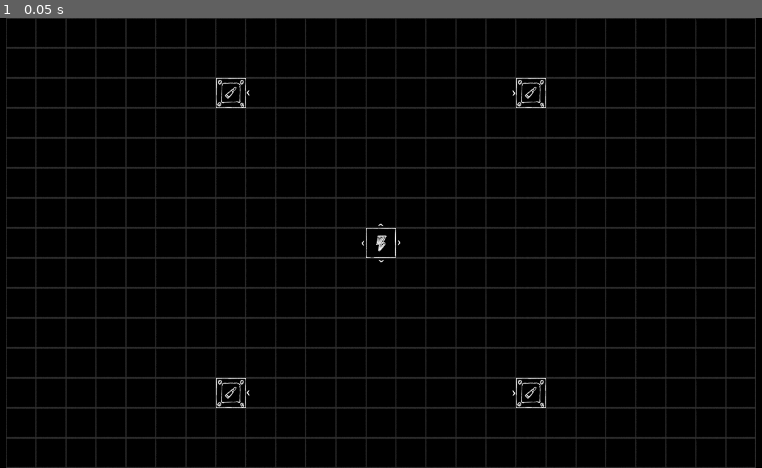
Above: before the commit, frame 1.
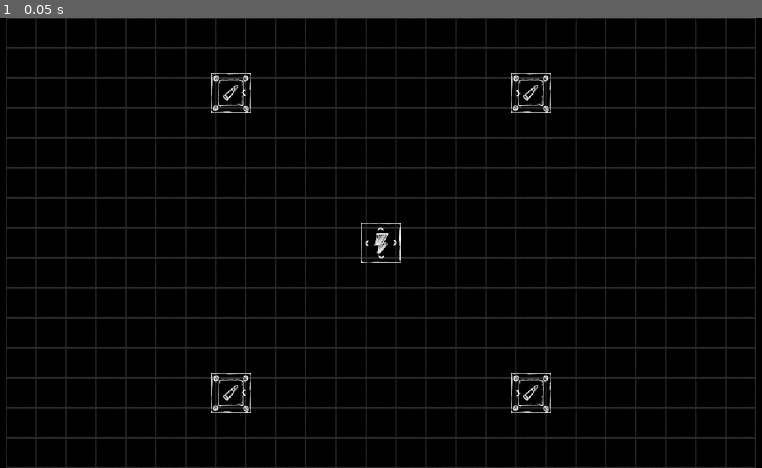
Above: after the commit, the same moment.

Repository: RafeHall/lame_jam
Game: Godot game, scene res://menus/circuit_board/circuit_board_menu.tscn
Two runs of this game, one before a commit and one after it. Both use one fixed random seed, a clock stepped at 60 frames per second and the inputs below.
Inputs:
- Up to frame 1 (0.05 s): no input

The runs differ from the first frame. In frame 1, 1.1% of the frame differs, in the area x 27-73%, y 12-88%.

Commit message:
Additional component properties and rescaling to fit new target grid size

Diff:
--- a/components/capacitor/capacitor.tres
+++ b/components/capacitor/capacitor.tres
@@ -1,13 +1,19 @@
-[gd_resource type="Resource" script_class="Component" load_steps=4 format=3 uid="uid://dcp67t6fftgmh"]
+[gd_resource type="Resource" script_class="Component" load_steps=6 format=3 uid="uid://dcp67t6fftgmh"]
 
+[ext_resource type="Texture2D" uid="uid://dsube3jv4dv83" path="res://components/components.png" id="1_p857n"]
 [ext_resource type="Script" path="res://components/component.gd" id="1_vxgbh"]
 [ext_resource type="Script" path="res://components/capacitor/capacitor.gd" id="2_rswqw"]
 [ext_resource type="PackedScene" uid="uid://cdl7is2cmly5j" path="res://components/capacitor/capacitor.tscn" id="2_y1c3o"]
+
+[sub_resource type="AtlasTexture" id="AtlasTexture_itdfx"]
+atlas = ExtResource("1_p857n")
+region = Rect2(0, 48, 48, 48)
 
 [resource]
 script = ExtResource("1_vxgbh")
 tile_script = ExtResource("2_rswqw")
 tile_scene = ExtResource("2_y1c3o")
+icon = SubResource("AtlasTexture_itdfx")
 valid_rotations = 15
 north_port = 2
 east_port = 0
--- a/components/capacitor/capacitor.tscn
+++ b/components/capacitor/capacitor.tscn
@@ -10,4 +10,5 @@
 
 [node name="Sprite2D" type="Sprite2D" parent="."]
 texture_filter = 1
+scale = Vector2(1.333, 1.333)
 texture = SubResource("AtlasTexture_itdfx")
--- a/components/component.gd
+++ b/components/component.gd
@@ -25,6 +25,7 @@
 
 @export var tile_script: Script = null;
 @export var tile_scene: PackedScene = null;
+@export var icon: Texture2D = null;
 @export_flags("Up", "Down", "Left", "Right") var valid_rotations: int = Side.UP;
 
 @export_group("Ports")
--- a/components/generator/generator.tres
+++ b/components/generator/generator.tres
@@ -1,13 +1,19 @@
-[gd_resource type="Resource" script_class="Component" load_steps=4 format=3 uid="uid://c8l2i5w42mw3g"]
+[gd_resource type="Resource" script_class="Component" load_steps=6 format=3 uid="uid://c8l2i5w42mw3g"]
 
+[ext_resource type="Texture2D" uid="uid://dsube3jv4dv83" path="res://components/components.png" id="1_tdqo3"]
 [ext_resource type="Script" path="res://components/component.gd" id="1_vcr5l"]
 [ext_resource type="PackedScene" uid="uid://ybpvp17iv3pp" path="res://components/generator/generator.tscn" id="2_12meg"]
 [ext_resource type="Script" path="res://components/generator/generator.gd" id="2_45x0y"]
+
+[sub_resource type="AtlasTexture" id="AtlasTexture_g74hi"]
+atlas = ExtResource("1_tdqo3")
+region = Rect2(0, 0, 48, 48)
 
 [resource]
 script = ExtResource("1_vcr5l")
 tile_script = ExtResource("2_45x0y")
 tile_scene = ExtResource("2_12meg")
+icon = SubResource("AtlasTexture_g74hi")
 valid_rotations = 1
 north_port = 2
 east_port = 2
--- a/components/generator/generator.tscn
+++ b/components/generator/generator.tscn
@@ -10,4 +10,5 @@
 
 [node name="Sprite2D" type="Sprite2D" parent="."]
 texture_filter = 1
+scale = Vector2(1.333, 1.333)
 texture = SubResource("AtlasTexture_e0rb0")
--- a/components/ports/input_port.tscn
+++ b/components/ports/input_port.tscn
@@ -10,4 +10,5 @@
 
 [node name="Sprite2D" type="Sprite2D" parent="."]
 texture_filter = 1
+scale = Vector2(1.333, 1.333)
 texture = SubResource("AtlasTexture_pt86j")
--- a/components/ports/output_port.tscn
+++ b/components/ports/output_port.tscn
@@ -10,4 +10,5 @@
 
 [node name="Sprite2D" type="Sprite2D" parent="."]
 texture_filter = 1
+scale = Vector2(1.333, 1.333)
 texture = SubResource("AtlasTexture_pt86j")
--- a/components/turret/turret.tres
+++ b/components/turret/turret.tres
@@ -1,13 +1,19 @@
-[gd_resource type="Resource" script_class="Component" load_steps=4 format=3 uid="uid://btjr8xwwbmiib"]
+[gd_resource type="Resource" script_class="Component" load_steps=6 format=3 uid="uid://btjr8xwwbmiib"]
 
 [ext_resource type="Script" path="res://components/component.gd" id="1_4m05g"]
+[ext_resource type="Texture2D" uid="uid://dsube3jv4dv83" path="res://components/components.png" id="1_t0280"]
 [ext_resource type="PackedScene" uid="uid://kxq3lh54p34f" path="res://components/turret/turret.tscn" id="2_hed60"]
 [ext_resource type="Script" path="res://components/turret/turret.gd" id="2_kn5uw"]
+
+[sub_resource type="AtlasTexture" id="AtlasTexture_g3r6r"]
+atlas = ExtResource("1_t0280")
+region = Rect2(0, 96, 48, 48)
 
 [resource]
 script = ExtResource("1_4m05g")
 tile_script = ExtResource("2_kn5uw")
 tile_scene = ExtResource("2_hed60")
+icon = SubResource("AtlasTexture_g3r6r")
 valid_rotations = 15
 north_port = 0
 east_port = 0
--- a/components/turret/turret.tscn
+++ b/components/turret/turret.tscn
@@ -10,4 +10,5 @@
 
 [node name="Sprite2D" type="Sprite2D" parent="."]
 texture_filter = 1
+scale = Vector2(1.333, 1.333)
 texture = SubResource("AtlasTexture_e0rb0")
